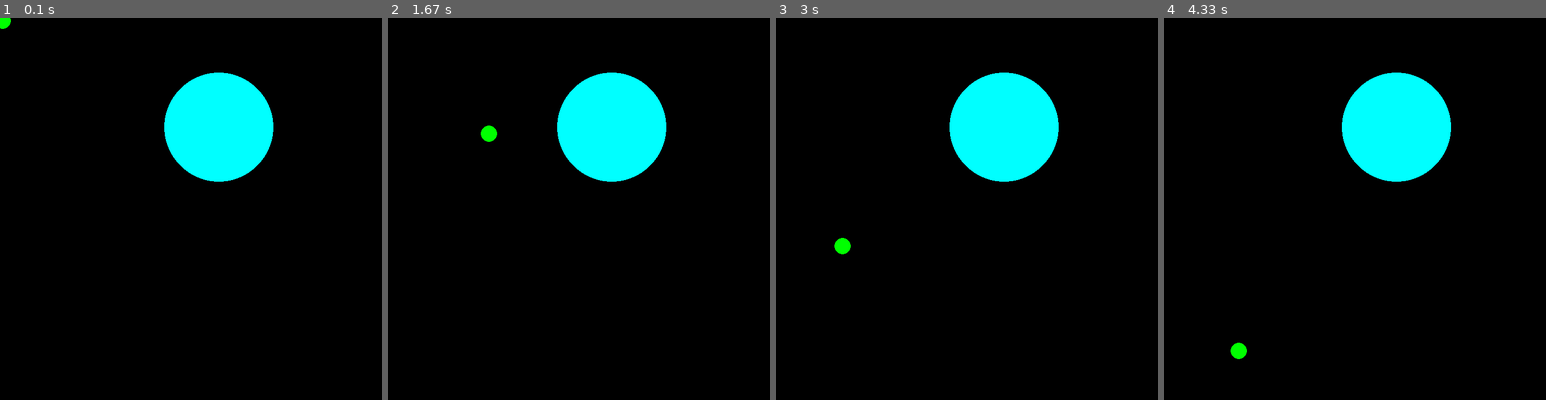
Above: before the commit, frames 1-4 (left to right).
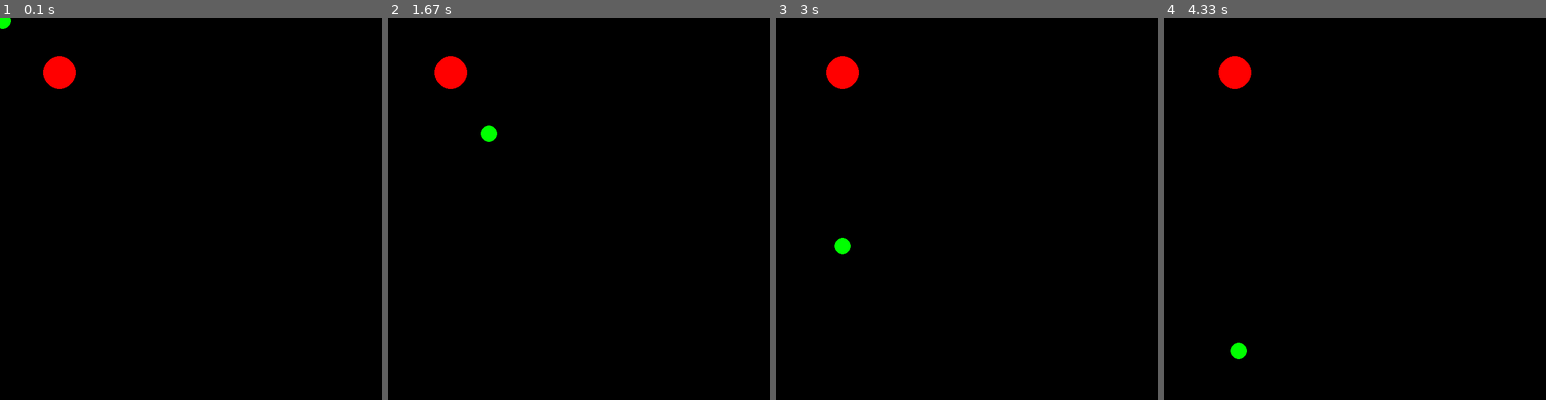
Above: after the commit, the same moments.

Repository: sagieppel/Pygame3
Game: pygame game, started from Lesson3.py
Same seed, same stepped clock (60 frames per second), same inputs: the game is played once before the commit and once after it.
Inputs (mouse positions are in pixels of both pictures, inside the frame that each line leads up to):
- Up to frame 1 (0.1 s): no input
- Up to frame 2 (1.67 s): click (579, 209) at 0.38 s; click (617, 293) at 0.72 s; click (720, 342) at 1.05 s; click (487, 132) at 1.38 s
- Up to frame 3 (3 s): click (967, 254) at 1.72 s; click (913, 128) at 2.05 s; click (1100, 308) at 2.38 s; click (840, 247) at 2.72 s
- Up to frame 4 (4.33 s): click (1244, 136) at 3.05 s; click (1263, 277) at 3.38 s; click (1492, 296) at 3.72 s; click (1240, 350) at 4.05 s

The runs differ from the first frame. In frame 1, 7.0% of the frame differs, in the area x 11-72%, y 10-43%; in frame 2, 7.0%; in frame 3, 7.0%; in frame 4, 7.0%.

Commit message:
Update Lesson3.py

Diff:
--- a/Lesson3.py
+++ b/Lesson3.py
@@ -1,20 +1,25 @@
 import pygame
 import random
-
+#------------------------------------------
 def create():
    enemy={}
-   enemy["x"]=400
-   enemy["y"]=200
-   enemy["color"] = [0,255,255]
-   enemy["size"] = 100
+   enemy["x"]=110
+   enemy["y"]=100
+   enemy["color"] = [255,0,0]
+   enemy["size"] = 30
+  # enemy["speedx"] = 0.1
+  # enemy["speedy"] = 0.1
    return enemy
-
+#------------------------------------------------
 def move():
-  enemy["x"]+=0.1
-  enemy["y"]+=0.0
+  # enemy["x"]+=enemy["speedx"]
+  # enemy["y"]+=enemy["speedy"]
+  if enemy["x"]>x:
+        enemy["x"]+=-0.1
+  if enemy["x"]<x:
+        enemy["x"]+=0.1
   pygame.draw.circle(screen, enemy["color"] , [int(enemy["x"]),int(enemy["y"])], enemy["size"])
-
-
+#------------------------------------------------------------------
 
 pygame.init()
 
